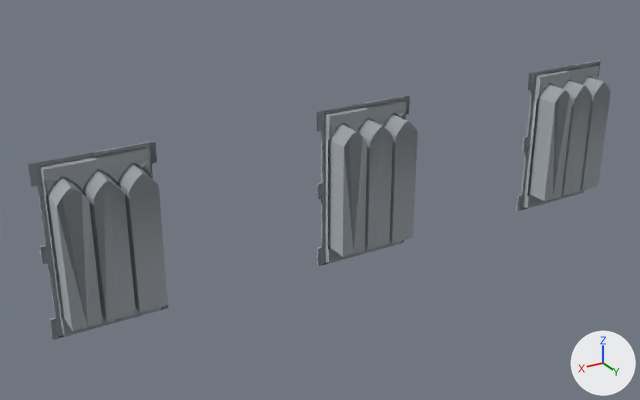
What one commit did to the Blender file 3D Models/1885/Buildings/Freemasons Hall/Freemasons Hall.blend.
The view is the same before and after, from a 50 mm lens placed at (11.77, 5.49, 6.47), pointed at (6.32, -3.6, 1.92). The axes (+X, +Y, +Z) are drawn at lower right. The lights are the same throughout.

Objects in the first picture: 'Lower windows.001'.
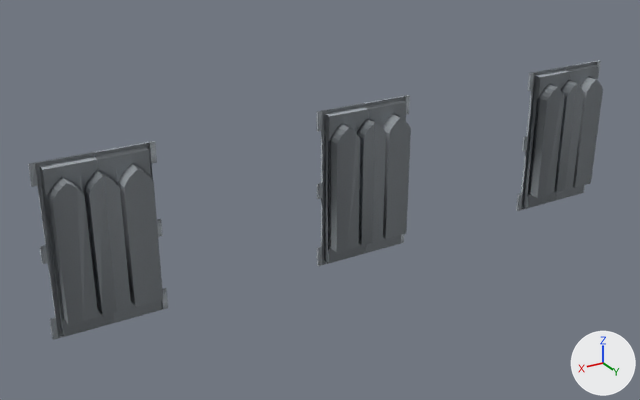
Commit message: lower window

Where the change shows, as pixel boxes [x1, y1, x2, y2] in the pictures (640 x 400 px):
'Lower windows.001', reshaped
    before: [28, 60, 611, 340]
    after: [28, 60, 603, 340]
part 1 of me_cube_012, cut back
    before: [48, 77, 611, 331]
    after: [48, 77, 603, 325]
part 2 of me_cube_012, surface changed
    both: [28, 60, 601, 338]

What changed in the scene script:
```text
Change me_cube_012:
    used by ob_lower_windows_001; location = (2.2, -3.53, 1.02)
    remove me_cube_012.from_pydata(...)  # 134 vertices, 109 faces; spans x -0.7..0.0, y 0.0..0.42, z 0.0..2.13
    add me_cube_012.from_pydata(...)  # 117 vertices, 91 faces; spans x -0.7..0.0, y 0.0..0.27, z 0.0..2.13
    me_cube_012 part 1
    34 vertices are removed from x -0.56..-0.05, y 0.12..0.42, z 0.27..1.94
    38 faces are deleted
    2 vertices move from x 0.0, y 0.42, z 0.27..1.95 to x 0.0, y 0.27, z 0.27..1.95
    17 new vertices lie (0.0, 0.18, 0.0) away from vertices in x -0.56..-0.05, y 0.09, z 0.27..1.94
    20 new faces join them
    me_cube_012 part 2: 70 kept faces spanning x -0.7..0.0, y 0.0..0.12, z 0.0..2.13 get new texture (UV) coordinates
```
